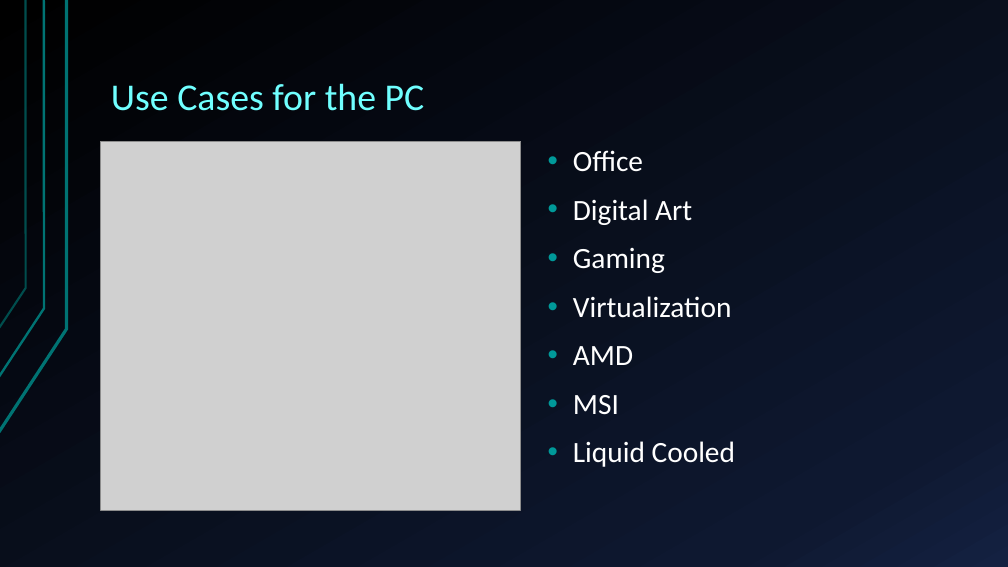
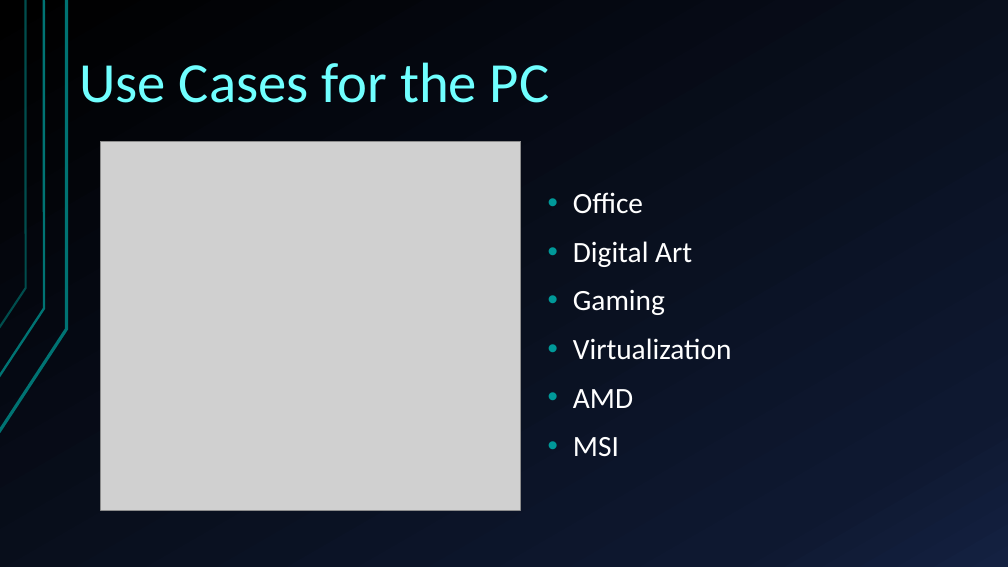
Before and after one commit to Ploppa-Smurph/ctec112_IT_HardwareSupport, a slide deck: slide 2 of buildPC.pptx. Drawn at 1008x567 pixels with LibreOffice and Linux fonts; fonts in the diff are those of the drawing; grey boxes stand for pictures. Boxes give left, top, right and bottom in pixels: in the first picture for what was removed or moved away, otherwise in the second. Text is boxed around its words. In the diff, an @@ line names an element or a change of style, - is before the commit and + after.

```diff
--- a/buildPC.pptx
+++ b/buildPC.pptx
@@ title "Use Cases for the PC": place and size @@
-title "Use Cases for the PC" at [111,83,425,111]
+title "Use Cases for the PC" at [79,62,549,103]
@@ title "Use Cases for the PC" at [79,62,549,103]: size 36 to 54 pt @@
@@ text "Office" at [573,192,732,457]: vertical alignment top to middle @@
@@ text at [573,441,735,467]: paragraph removed @@
-• Liquid Cooled
```
Also in this commit, not shown: 1 other slide changed, 1 other file.
